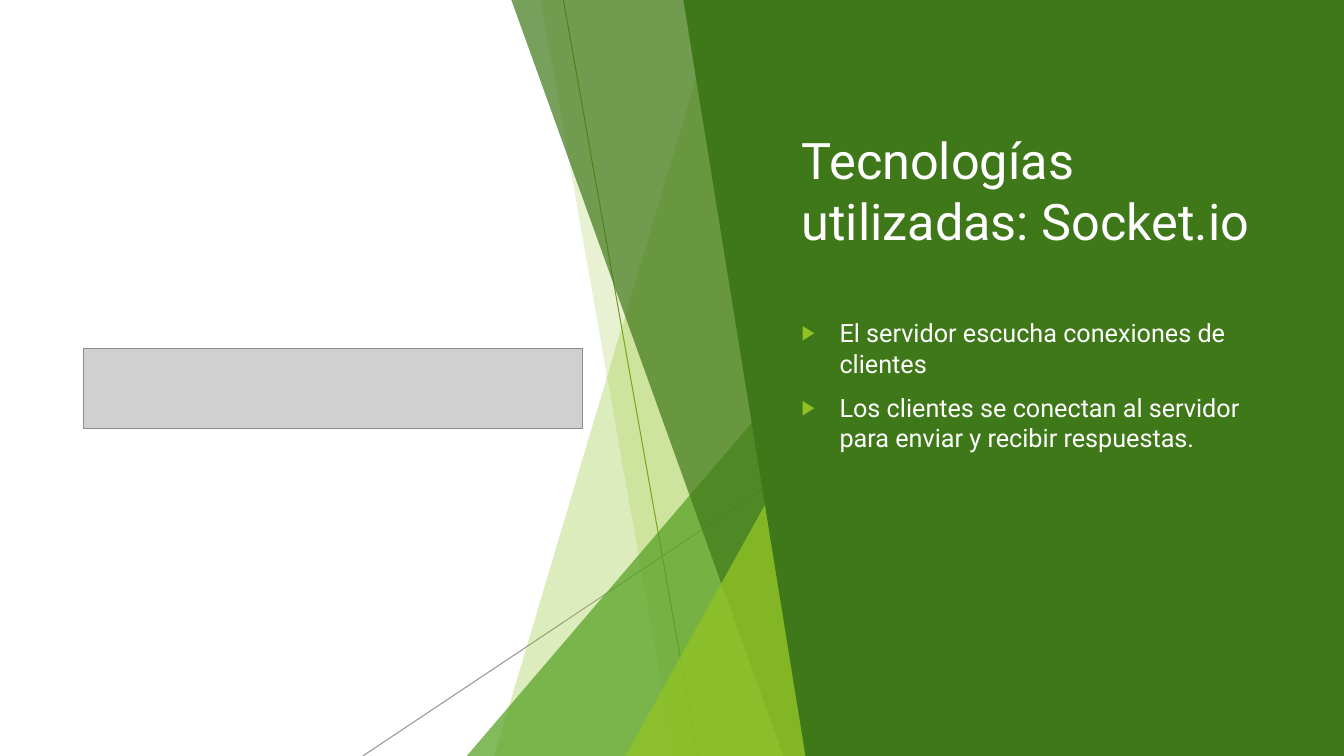
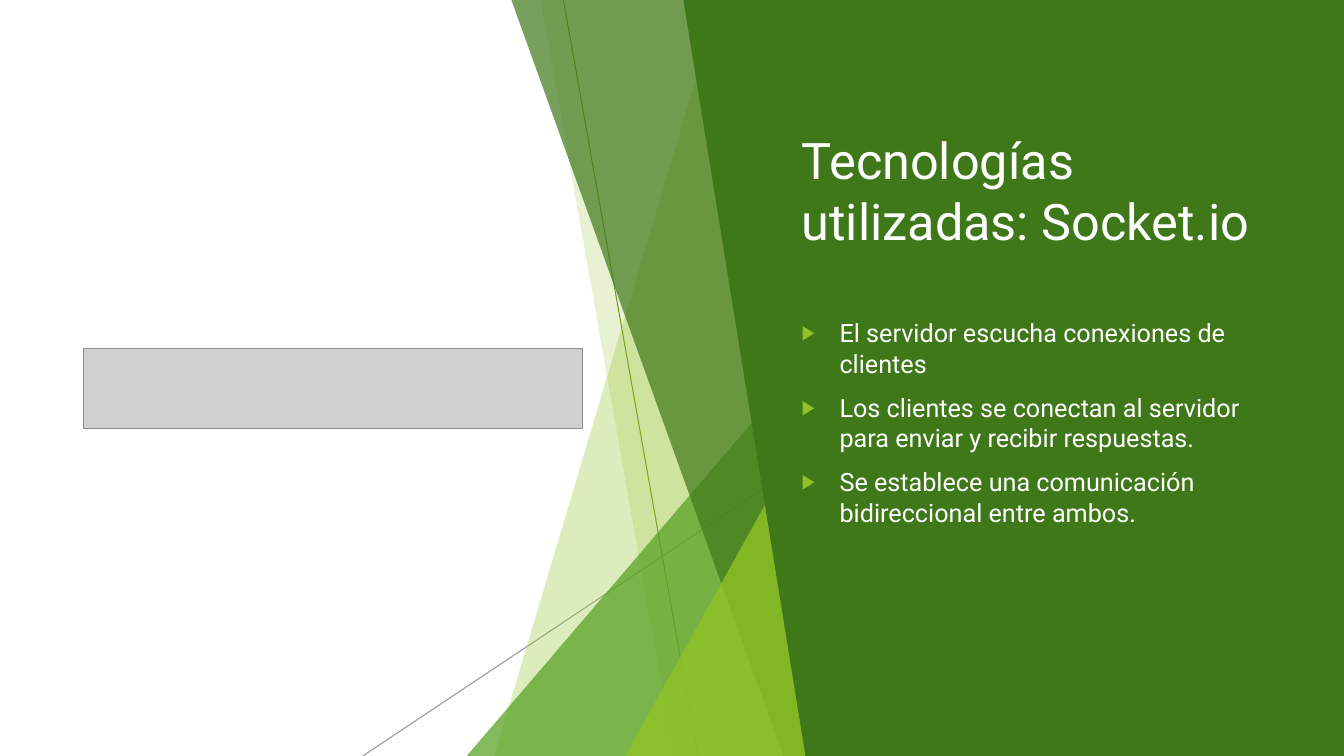
Before and after one commit to Lecre12/Comunicaciones, a slide deck: slide 7 of Documentacion/Instalación y configuración de servicios de mensajería instantánea.pptx. Drawn at 1344x756 pixels with LibreOffice and Linux fonts; fonts in the diff are those of the drawing; grey boxes stand for pictures. Boxes give left, top, right and bottom in pixels: in the first picture for what was removed or moved away, otherwise in the second. Text is boxed around its words. In the diff, an @@ line names an element or a change of style, - is before the commit and + after.

```diff
--- a/Documentacion/Instalación y configuración de servicios de mensajería instantánea.pptx
+++ b/Documentacion/Instalación y configuración de servicios de mensajería instantánea.pptx
@@ text at <box>840,472,1194,523</box>: paragraph added @@
+▶ Se establece una comunicación bidireccional entre ambos.
```
Also in this commit, not shown: 1 other slide changed.
